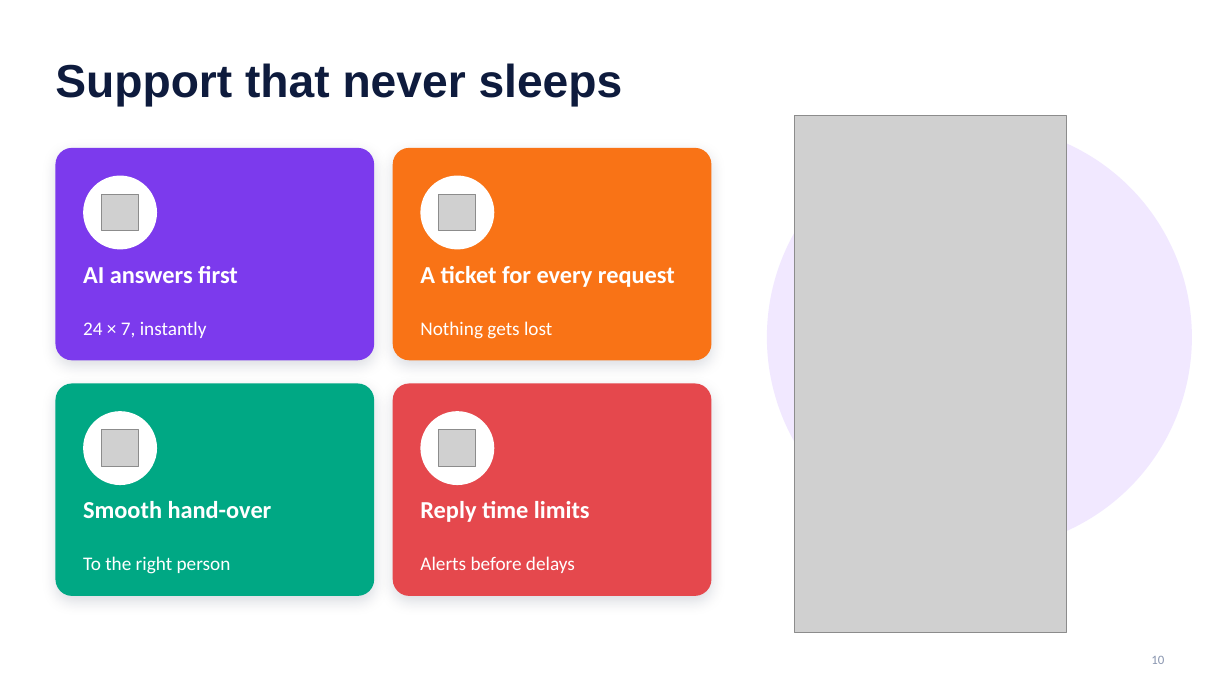
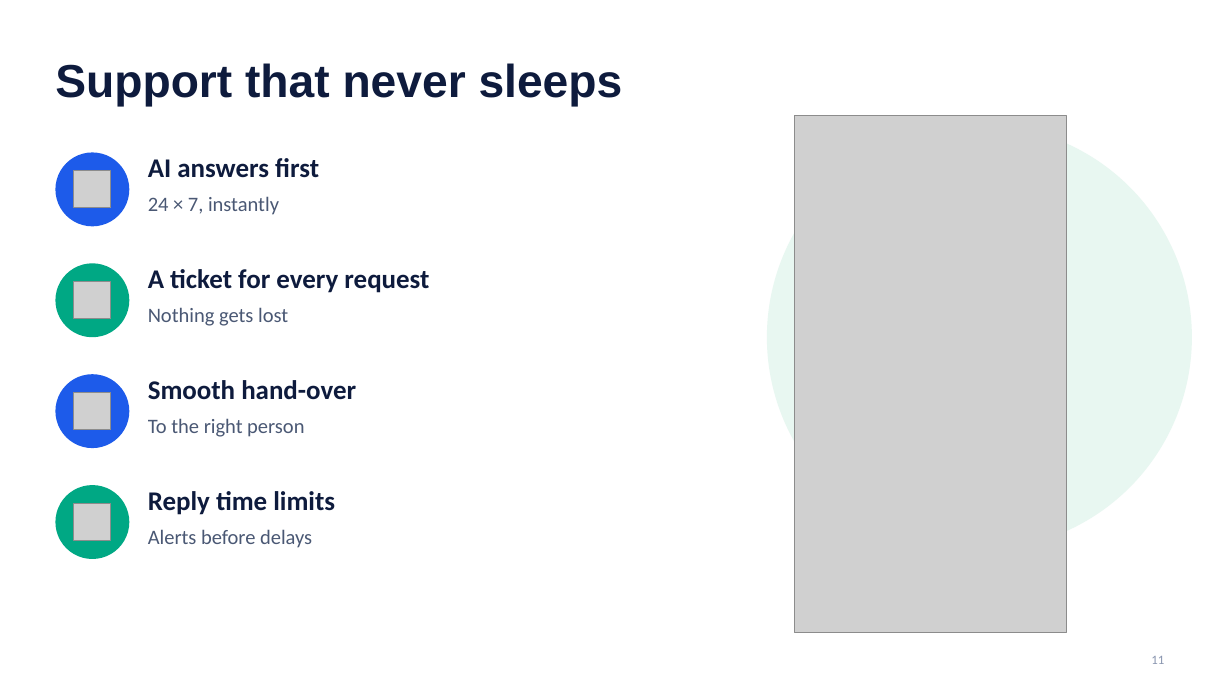
Before and after one commit to tejachennu/Marketing-CRM, a slide deck: slide 11 of docs/presentations/WAMA-CRM-Client-Presentation.pptx (slide 10 before the commit). Drawn at 1232x693 pixels with LibreOffice and Linux fonts; fonts in the diff are those of the drawing; grey boxes stand for pictures; background and template pictures are left out. Boxes give left, top, right and bottom in pixels: in the first picture for what was removed or moved away, otherwise in the second. Text is boxed around its words. In the diff, an @@ line names an element or a change of style, - is before the commit and + after.

```diff
--- a/docs/presentations/WAMA-CRM-Client-Presentation.pptx
+++ b/docs/presentations/WAMA-CRM-Client-Presentation.pptx
@@ rounded rectangle removed at (x1=55, y1=148, x2=374, y2=360) @@
@@ rounded rectangle removed at (x1=393, y1=148, x2=712, y2=360) @@
@@ ellipse at (x1=767, y1=125, x2=1192, y2=550): fill #F1E8FF to #E8F7F1 @@
@@ ellipse moved from (x1=83, y1=176, x2=157, y2=250) to (x1=55, y1=152, x2=129, y2=226) @@
@@ ellipse at (x1=55, y1=152, x2=129, y2=226): fill #FFFFFF to #1D5BEA @@
@@ picture added at (x1=74, y1=171, x2=111, y2=208) @@
@@ text "AI answers first" moved from (x1=83, y1=266, x2=238, y2=283) to (x1=148, y1=158, x2=319, y2=178) @@
@@ ellipse removed at (x1=421, y1=176, x2=494, y2=250) @@
@@ picture removed at (x1=102, y1=194, x2=139, y2=231) @@
@@ text "24 × 7, instantly" moved from (x1=83, y1=321, x2=207, y2=338) to (x1=148, y1=196, x2=279, y2=215) @@
@@ picture removed at (x1=439, y1=194, x2=476, y2=231) @@
@@ ellipse added at (x1=55, y1=263, x2=129, y2=337), fill #00A884 @@
@@ text "A ticket for every request" moved from (x1=420, y1=266, x2=675, y2=287) to (x1=148, y1=269, x2=429, y2=293) @@
@@ picture added at (x1=74, y1=282, x2=111, y2=319) @@
@@ text "Nothing gets lost" moved from (x1=420, y1=321, x2=552, y2=339) to (x1=148, y1=307, x2=288, y2=326) @@
@@ ellipse at (x1=55, y1=374, x2=129, y2=448): fill #FFFFFF to #1D5BEA @@
@@ ellipse moved from (x1=83, y1=411, x2=157, y2=485) to (x1=55, y1=374, x2=129, y2=448) @@
@@ rounded rectangle removed at (x1=55, y1=384, x2=374, y2=596) @@
@@ size 19 to 21 pt, text colour #FFFFFF to #0E1B3D in 4 elements at (x1=148, y1=269, x2=429, y2=293), (x1=148, y1=491, x2=335, y2=515), (x1=148, y1=158, x2=319, y2=178), (x1=148, y1=380, x2=356, y2=400) @@
@@ text "Smooth hand-over" moved from (x1=83, y1=501, x2=272, y2=518) to (x1=148, y1=380, x2=356, y2=400) @@
@@ rounded rectangle removed at (x1=393, y1=384, x2=712, y2=596) @@
@@ picture added at (x1=74, y1=393, x2=111, y2=430) @@
@@ size 15 to 16 pt, text colour #FFFFFF to #4A5874 in 4 elements at (x1=148, y1=307, x2=288, y2=326), (x1=148, y1=529, x2=312, y2=548), (x1=148, y1=196, x2=279, y2=215), (x1=148, y1=418, x2=304, y2=437) @@
@@ text "To the right person" moved from (x1=83, y1=556, x2=231, y2=574) to (x1=148, y1=418, x2=304, y2=437) @@
@@ ellipse removed at (x1=421, y1=411, x2=494, y2=485) @@
@@ picture removed at (x1=102, y1=430, x2=139, y2=467) @@
@@ picture removed at (x1=439, y1=430, x2=476, y2=467) @@
@@ ellipse added at (x1=55, y1=485, x2=129, y2=559), fill #00A884 @@
@@ picture added at (x1=74, y1=504, x2=111, y2=541) @@
@@ text "Reply time limits" moved from (x1=420, y1=501, x2=590, y2=522) to (x1=148, y1=491, x2=335, y2=515) @@
@@ text "Alerts before delays" moved from (x1=420, y1=556, x2=575, y2=573) to (x1=148, y1=529, x2=312, y2=548) @@
@@ page number at (x1=1151, y1=656, x2=1164, y2=664): text changed @@
-10
+11
```
Also in this commit, not shown: 12 other slides changed, 2 slides added, 1 slide removed, 9 other files.
